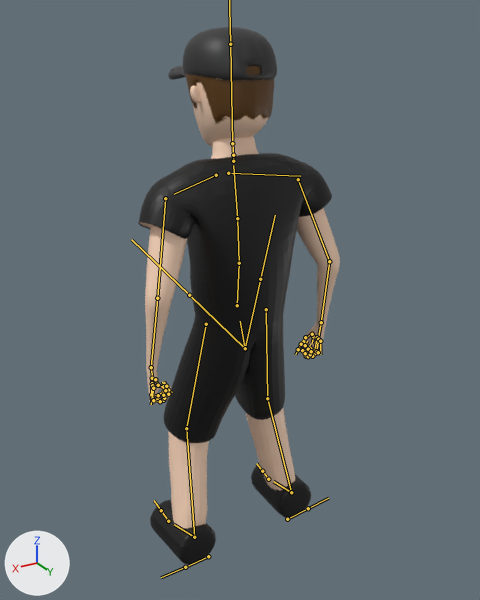
One commit to the FBX model Testing/Assets/Models/enemy.fbx: the scene before it, then after it.
Both versions are drawn from a camera (50 mm lens) standing at (0.829, 1.421, 1.446) and looking at (-0.043, -0.033, 0.719). Every picture has the same lights, and +X, +Y and +Z are marked at lower left. Both versions are drawn at frame 789 of the action 'metarig|metarigAction'; the numbers are the values there. The bones that bend it are drawn over the model as lines.

Objects in the first picture: 'Shirt', 'Torso'.
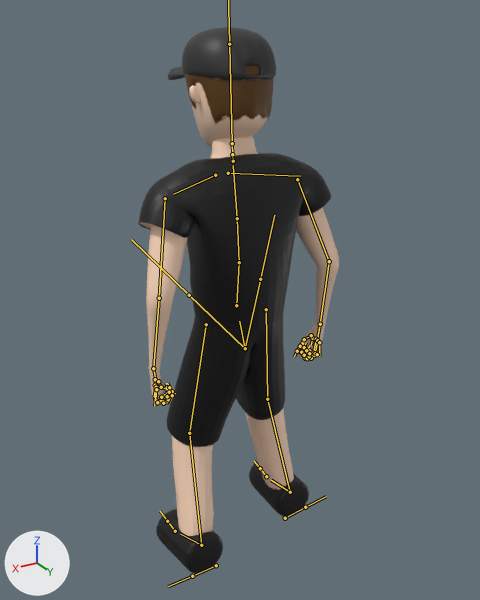
The change in detail:
Bone 'upper_arm.L' (bone_upper_arm_l) turns from (-9, 31, -69) to (-11, 31, -70) degrees about its own x, y and z.
Bone 'upper_arm.R' (bone_upper_arm_r) turns from (-10, -23, 71) to (-11, -23, 72) degrees about its own x, y and z.
Bone 'thigh.L' (bone_thigh_l) turns from (-11, -6, -12) to (-8, -6, -12) degrees about its own x, y and z.
Bone 'shin.R' (bone_shin_r) turns from (24, -2, -5) to (22, -2, -5) degrees about its own x, y and z.

What differs and where, as boxes (x1, y1, x2, y2) in the pictures (480 x 600 px):
'Shirt', posed: before (138, 153, 332, 443); after (138, 153, 331, 447)
'Torso', posed: before (145, 27, 340, 565); after (146, 27, 339, 574)
bone 'upper_arm.L', root to tip: before (165, 198) to (157, 298); after (165, 198) to (159, 298)
bone 'upper_arm.R', root to tip: before (298, 179) to (329, 261); after (297, 179) to (329, 261)
bone 'thigh.L', root to tip: before (206, 324) to (186, 428); after (206, 324) to (189, 433)
bone 'shin.R', root to tip: before (267, 398) to (291, 492); after (267, 399) to (290, 492)
